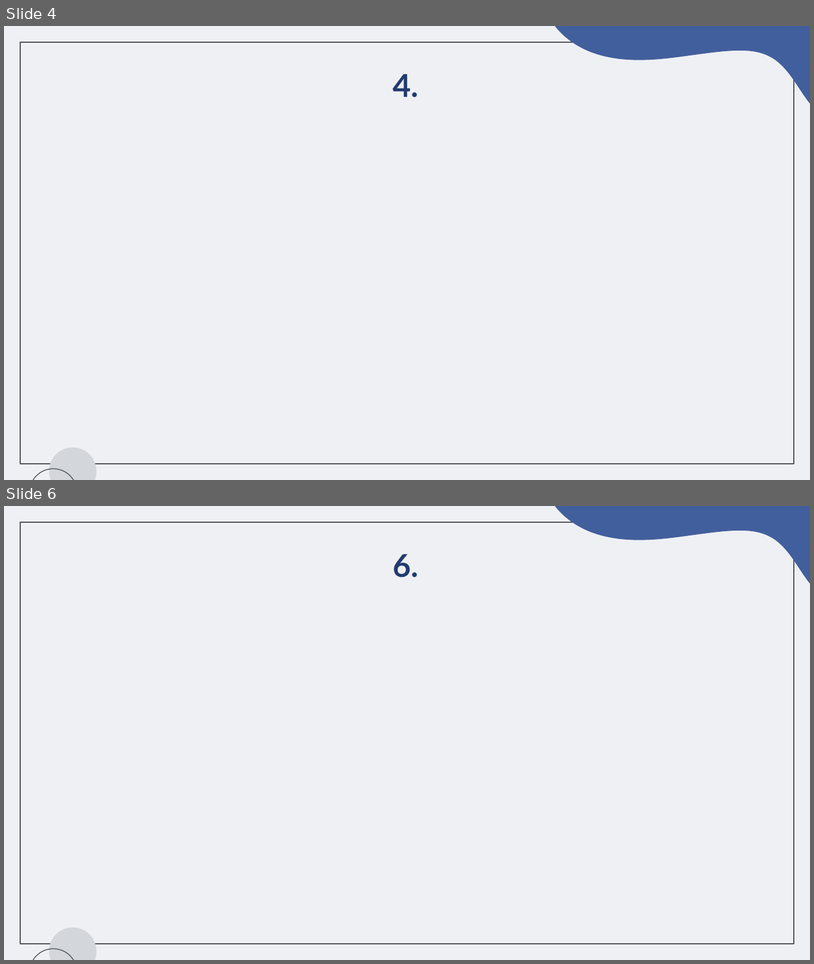
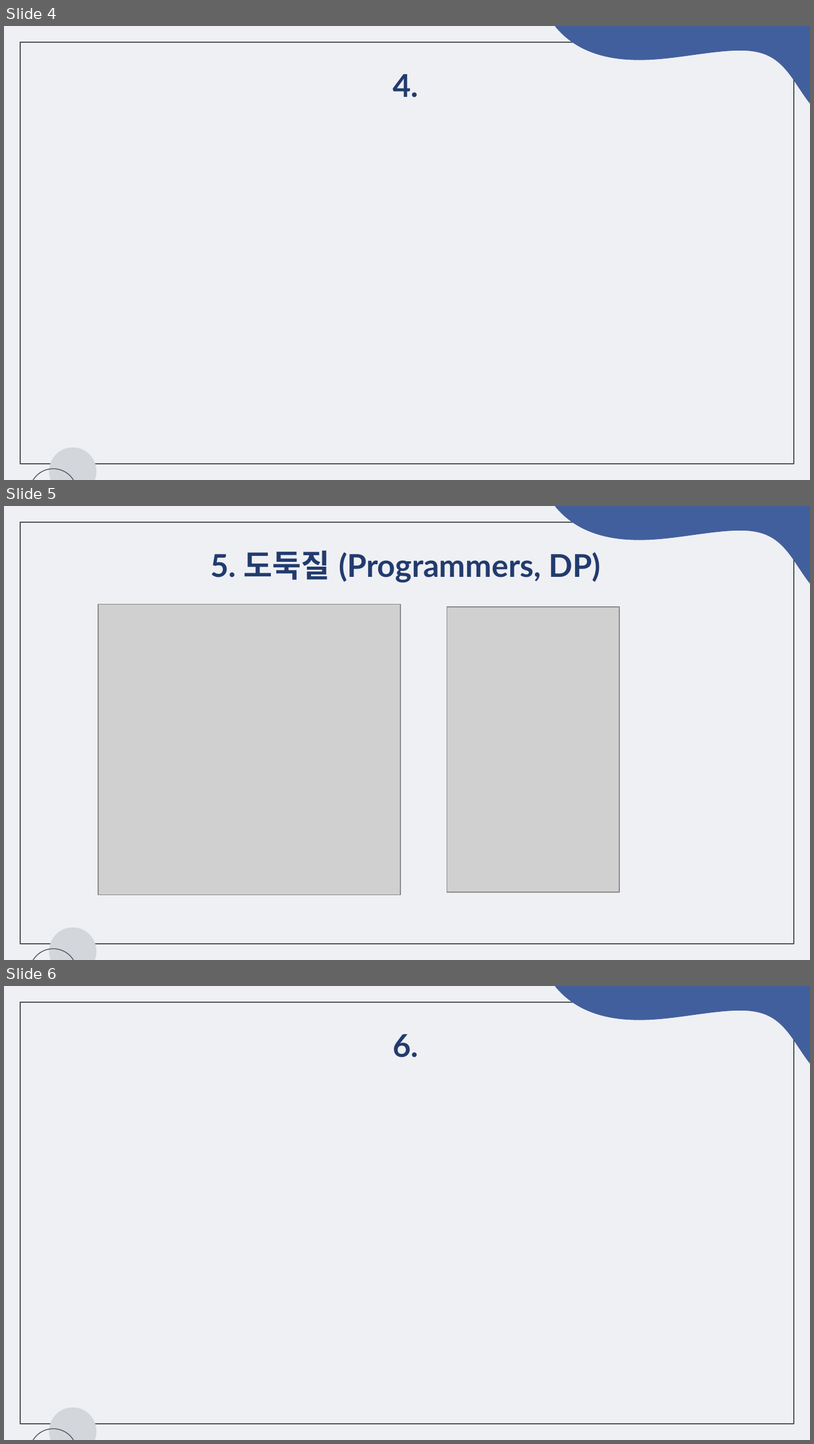
Before and after one commit to chaeeun-dev/CodingTest, a slide deck: 문제해결프로그래밍_숙제/제출용/숙제6_2022182035.pptx. Shown one above the other, each under a label of ours: slides 4 and 6 before the commit, slides 4, 5 and 6 after it; the slides between them are not shown. The pictures are 814x964 and 814x1444 pixels, drawn with LibreOffice and Linux fonts; fonts in the diff are those of the drawing; grey boxes stand for pictures. Boxes give left, top, right and bottom in pixels: in the first picture for what was removed or moved away, otherwise in the second. Text is boxed around its words. In the diff, an @@ line names an element or a change of style, - is before the commit and + after.

```diff
--- a/문제해결프로그래밍_숙제/제출용/숙제6_2022182035.pptx
+++ b/문제해결프로그래밍_숙제/제출용/숙제6_2022182035.pptx
@@ slide 5 added at [4,506,810,960], background #EFF0F4; not listed: 4 template elements that a slide beside it also shows @@
@@ title added at [210,550,600,583], 28 pt, text #223B6E, bold @@
+5. 도둑질 (Programmers, DP)
@@ picture added at [98,604,401,895] @@
@@ picture added at [447,607,620,892] @@
```
Also in this commit, not shown: 1 slide removed, 9 other files.
